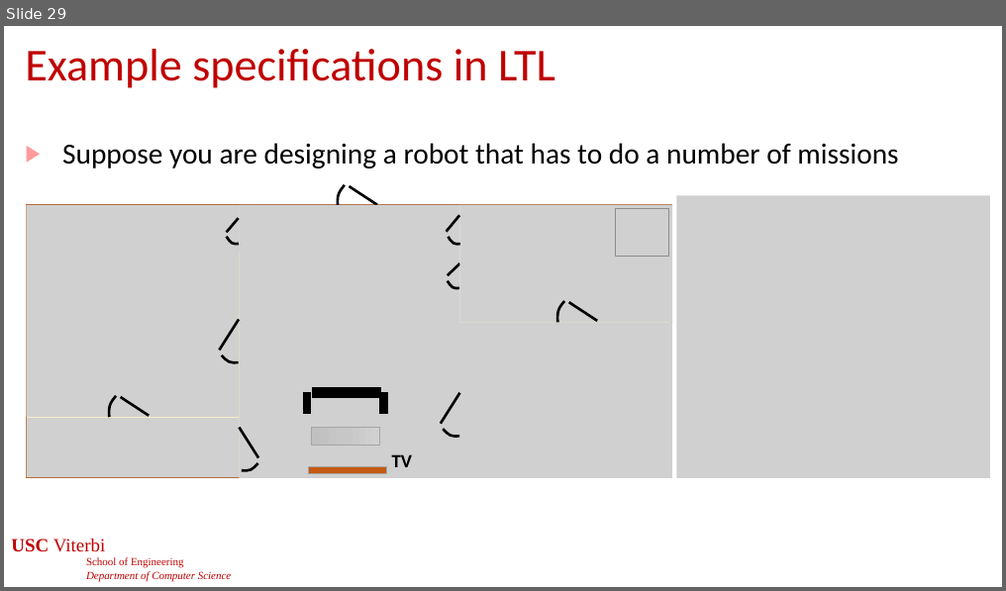
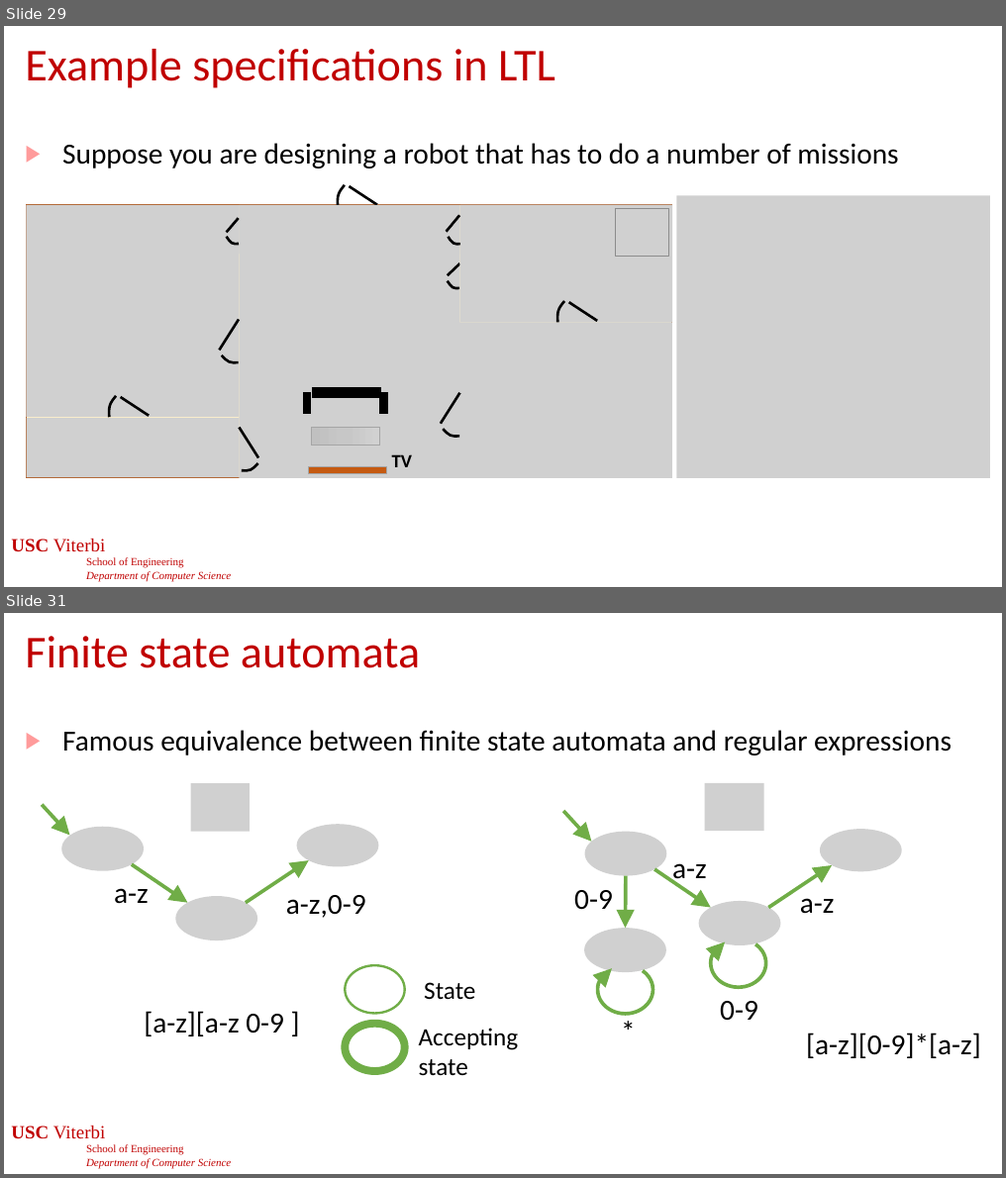
Before and after one commit to jdeshmukh/jdeshmukh.github.io, a slide deck: teaching/cs513slides/lecture6-Requirements and LTL.pptx. Shown one above the other, each under a label of ours: slide 29 before the commit, slides 29 and 31 after it; the slides between them are not shown. The pictures are 1006x591 and 1006x1178 pixels, drawn with LibreOffice and Linux fonts; fonts in the diff are those of the drawing; grey boxes stand for pictures; background and template pictures are left out. Boxes give left, top, right and bottom in pixels: in the first picture for what was removed or moved away, otherwise in the second. Text is boxed around its words. In the diff, an @@ line names an element or a change of style, - is before the commit and + after.

Commit message:
stuff

```diff
--- a/teaching/cs513slides/lecture6-Requirements and LTL.pptx
+++ b/teaching/cs513slides/lecture6-Requirements and LTL.pptx
@@ slide 31 added at (4,613,1002,1174), background #FFFFFF; not listed: 1 template element that a slide beside it also shows @@
@@ title added at (25,636,420,668), 44 pt, text #C00000 @@
+Finite state automata
@@ text added at (62,730,951,756), 28 pt, text #000000 @@
+▶ Famous equivalence between finite state automata and regular expressions
@@ picture added at (190,783,250,832) @@
@@ arrow added from (42, 805) to (70, 836), #70AD47 3.5 pt @@
@@ group added at (564,783,981,1059): 4 pictures, 4 texts, 3 arrows, 1 arc (boxed as its full ellipse) @@
+a-z
+a-z
+0-9
+[a-z][0-9]*[a-z]
@@ picture added at (61,827,144,871) @@
@@ picture added at (297,824,378,866) @@
@@ arrow added from (132, 864) to (187, 903), #70AD47 3.5 pt @@
@@ arrow added from (246, 903) to (309, 861), #70AD47 3.5 pt @@
@@ arrow added from (626, 875) to (626, 928), #70AD47 3.5 pt @@
@@ text added at (114,888,149,904), 28 pt, text #000000 @@
+a-z
@@ picture added at (175,896,257,941) @@
@@ text added at (286,895,366,918), 28 pt, text #000000 @@
+a-z,0-9
@@ text added at (574,890,613,910), 28 pt, text #000000 @@
+0-9
@@ picture added at (584,928,665,973) @@
@@ ellipse added at (345,965,405,1014), fill #FFFFFF, outline #70AD47 2.25 pt @@
@@ arc (boxed as its full ellipse) added at (598,965,653,1014), outline #70AD47 3.5 pt @@
@@ text added at (424,982,475,999), 24 pt, text #000000 @@
+State
@@ text added at (144,1011,284,1037), 28 pt, text #000000 @@
+[a-z][a-z 0-9 ]
@@ ellipse added at (345,1024,405,1072), fill #FFFFFF, outline #70AD47 7.5 pt @@
@@ text added at (419,1028,519,1076), 24 pt, text #000000 @@
+Accepting
+state
@@ text added at (614,1010,644,1053), 28 pt, text #000000 @@
+*
@@ page number added at (391,1134,616,1163), 24 pt, text #FFFFFF @@
+31
```
Also in this commit, not shown: 1 slide changed, 11 other slides added.
